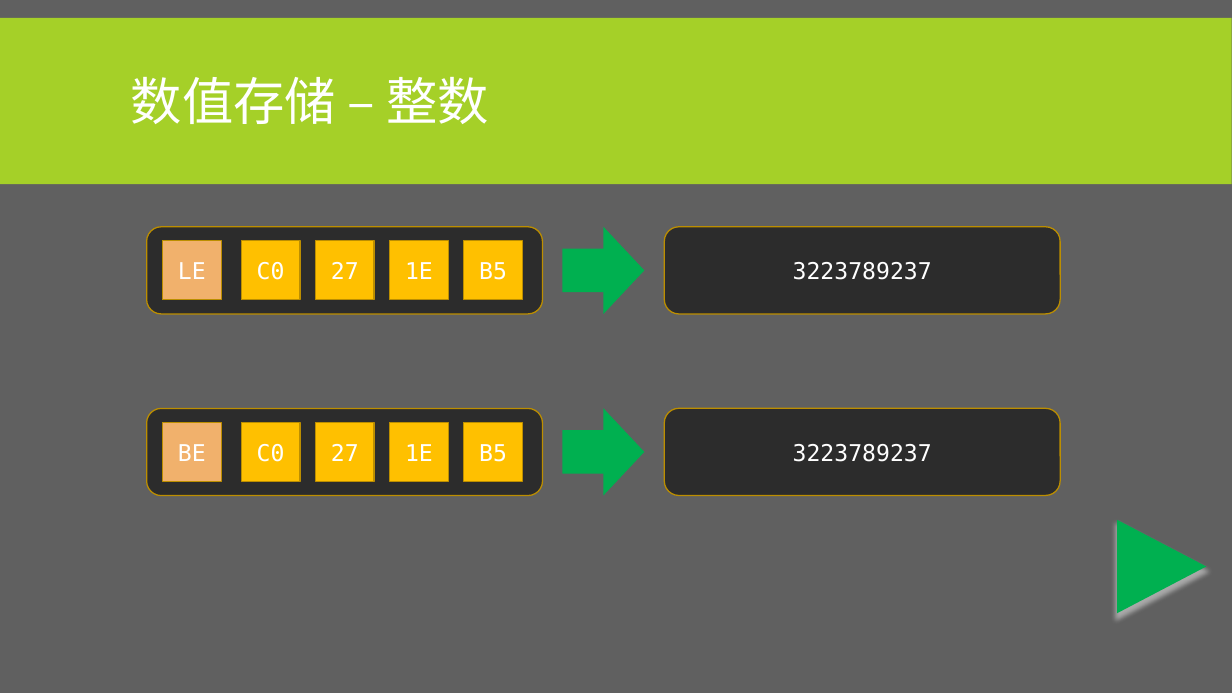
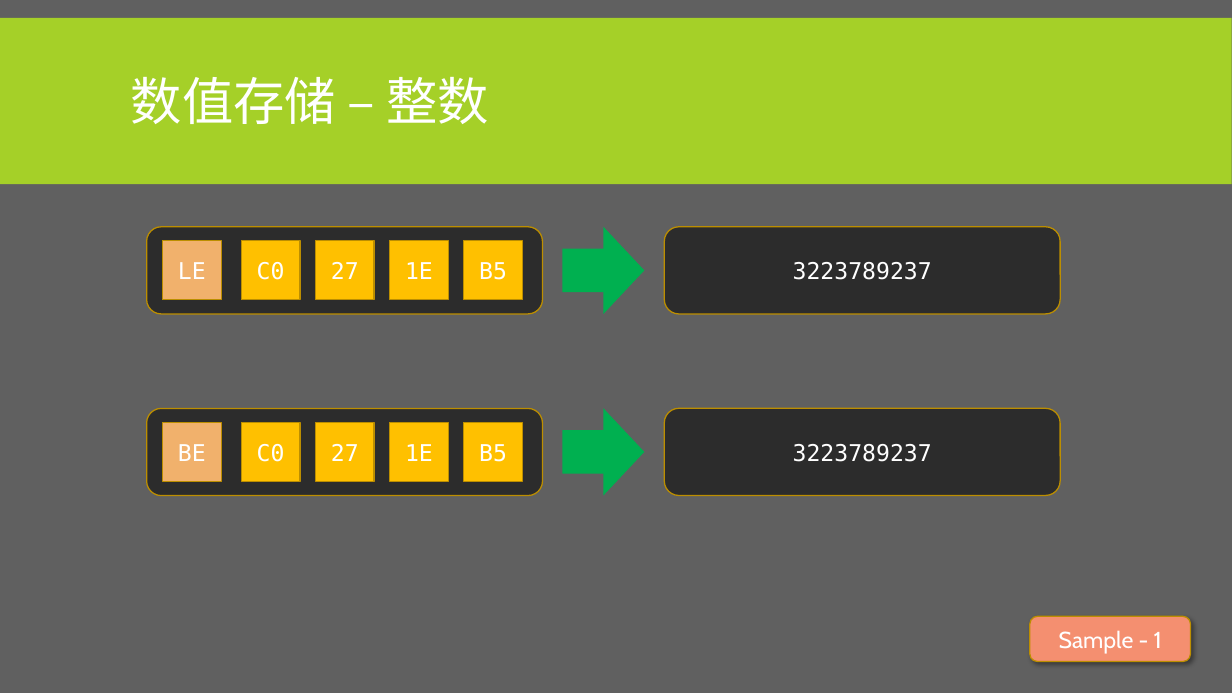
Before and after one commit to albertclass/Lessons, a slide deck: slide 9 of advance c++/courseware.pptx. Drawn at 1232x693 pixels with LibreOffice and Linux fonts; fonts in the diff are those of the drawing. Boxes give left, top, right and bottom in pixels: in the first picture for what was removed or moved away, otherwise in the second. Text is boxed around its words. In the diff, an @@ line names an element or a change of style, - is before the commit and + after.

```diff
--- a/advance c++/courseware.pptx
+++ b/advance c++/courseware.pptx
@@ triangle removed at bbox=[1117, 520, 1207, 614] @@
@@ rounded rectangle added at bbox=[1031, 616, 1191, 662], fill #F48F70, outline #BD8E00 1 pt, 18 pt, text #FFFFFF @@
+Sample - 1
```
Also in this commit, not shown: 9 other slides changed, 4 slides added, 3 other files.
